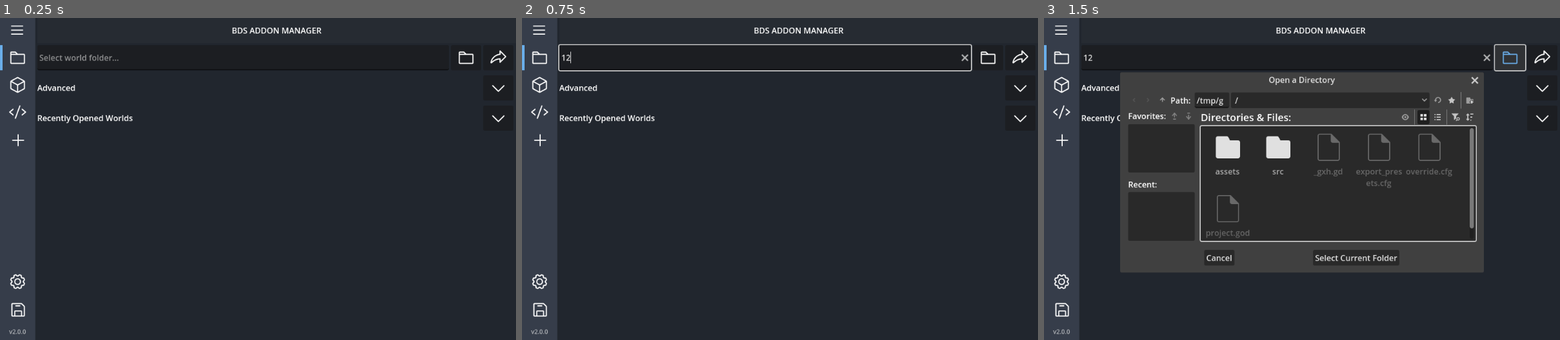
Above: before the commit, frames 1-3 (left to right).
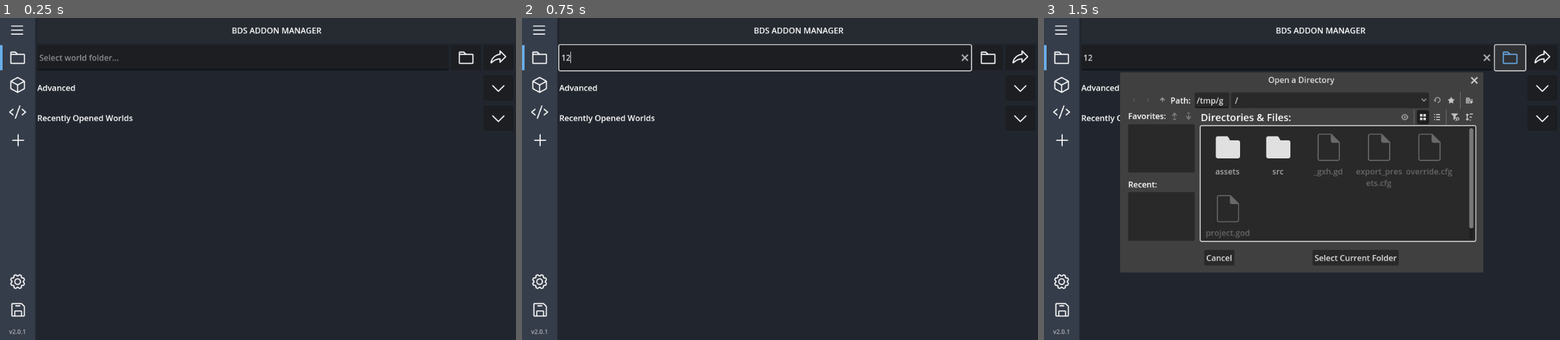
Above: after the commit, the same moments.

Repository: DragonTech26/BDSAddonManager
Game: Godot game, scene res://src/scenes/main.tscn
Same seed, same stepped clock (60 frames per second), same inputs: the game is played once before the commit and once after it.
Inputs (mouse positions are in pixels of both pictures, inside the frame that each line leads up to):
- Up to frame 1 (0.25 s): no input
- Up to frame 2 (0.75 s): click (764, 56) at 0.52 s; type "12" at 0.6 s
- Up to frame 3 (1.5 s): click (1508, 56) at 1.25 s

The runs differ from the first frame. In frame 1, less than 0.1% of the frame differs, in the area x 4-5%, y 96-99%; in frame 2, less than 0.1%; in frame 3, 0.7%, in the area x 4-86%, y 17-99%.

Commit message:
Update version number

Diff:
--- a/project.godot
+++ b/project.godot
@@ -12,7 +12,7 @@
 
 config/name="BDS Addon Manager"
 config/description="Manage addons for your Bedrock Dedicated Servers"
-config/version="2.0.0"
+config/version="2.0.1"
 run/main_scene="uid://d16hxw7mmxo1y"
 config/features=PackedStringArray("4.5", "GL Compatibility")
 run/low_processor_mode=true
